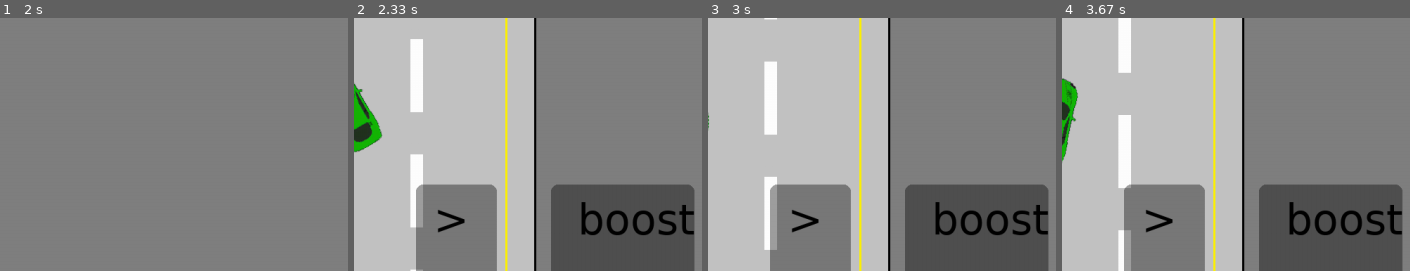
Above: before the commit, frames 1-4 (left to right).
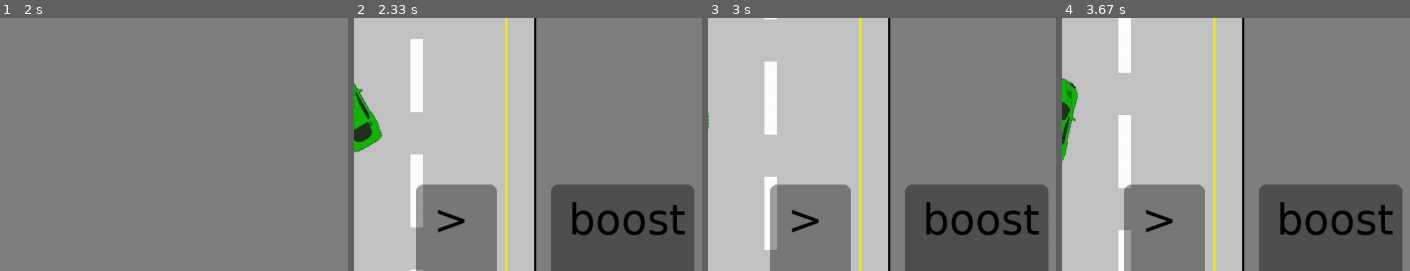
Above: after the commit, the same moments.

Repository: ronrothjr/battleship
Game: pygame game, started from tutorials/scroller/hitcher.py
Same seed, same stepped clock (60 frames per second), same inputs: the game is played once before the commit and once after it.
Inputs (mouse positions are % of the whole screen's width and height, from its top left):
- Up to frame 1 (2 s): hold Left from 1.83 s (still down); move the mouse to (10, 35) at 1.87 s
- Up to frame 2 (2.33 s): keep holding Left
- Up to frame 3 (3 s): release Left at 2.37 s; hold Left 2.4-2.8 s; move the mouse to (69, 15) at 2.43 s; hold Right from 2.83 s (still down); move the mouse to (65, 59) at 2.87 s
- Up to frame 4 (3.67 s): release Right at 3.47 s; hold Left from 3.5 s (still down); move the mouse to (16, 13) at 3.53 s; tap Space at 3.57 s
The pictures show only the part of the screen within x 48-98%, y 50-100%; the shares and areas given below are measured in that part.

Frame 1 is identical in both runs. In frame 2, 2.1% of the frame differs, in the area x 62-98%, y 72-86%; in frame 3, 2.1%; in frame 4, 2.1%.

Commit message:
boost move

Diff:
--- a/tutorials/scroller/game.py
+++ b/tutorials/scroller/game.py
@@ -179,7 +179,7 @@
         rect = self.settings.pg.Rect(int(self.settings.screen_width * 0.70), self.settings.screen_height * 0.83, int(self.settings.screen_width * 0.16), 130)
         self.draw_rect_alpha(self.settings.display, self.settings.black, rect, 96, 10)
         boost_right = self.settings.font.render('boost', True, self.settings.black)
-        self.settings.display.blit(boost_right, (int(self.settings.screen_width * 0.73), self.settings.screen_height * 0.85))
+        self.settings.display.blit(boost_right, (int(self.settings.screen_width * 0.72), self.settings.screen_height * 0.85))
 
     def squish_hitchhikers(self):
         for e in self.settings.enemies:
